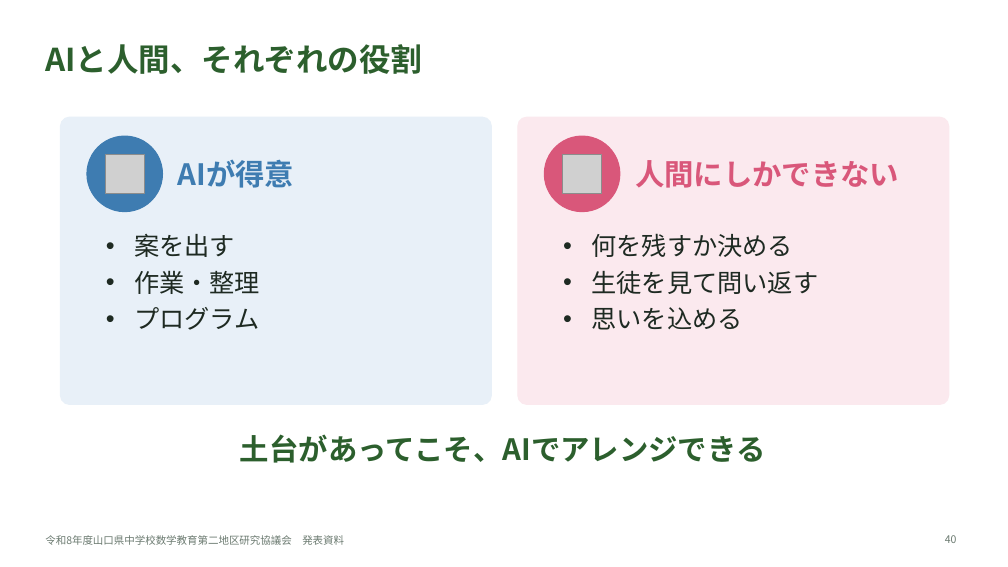
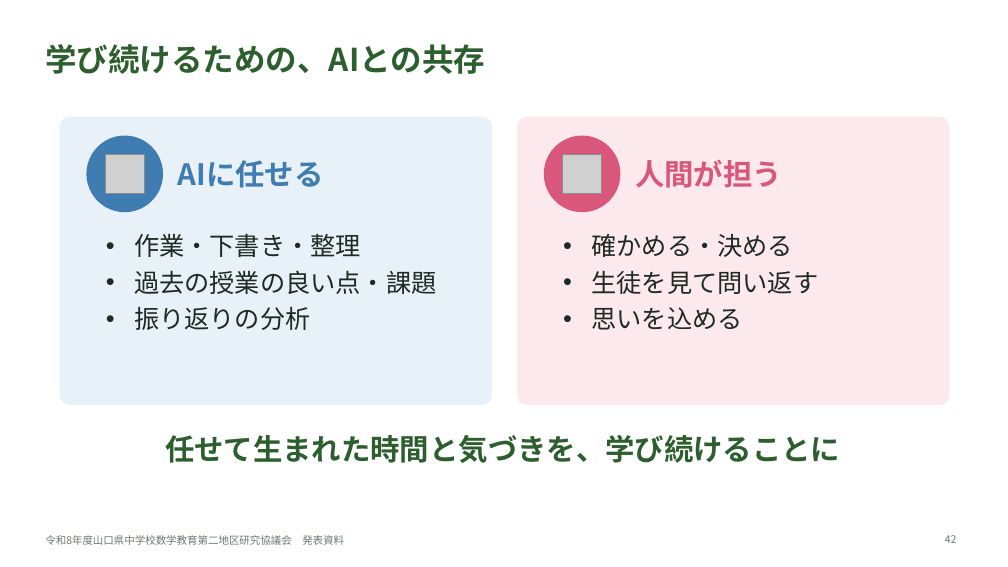
Before and after one commit to margiela14th-sudo/my-ai-project, a slide deck: slide 42 of 07_完成資料/県大会発表_生成AI授業再構築.pptx (slide 40 before the commit). Drawn at 1008x567 pixels with LibreOffice and Linux fonts; fonts in the diff are those of the drawing; grey boxes stand for pictures. Boxes give left, top, right and bottom in pixels: in the first picture for what was removed or moved away, otherwise in the second. Text is boxed around its words. In the diff, an @@ line names an element or a change of style, - is before the commit and + after.

```diff
--- a/07_完成資料/県大会発表_生成AI授業再構築.pptx
+++ b/07_完成資料/県大会発表_生成AI授業再構築.pptx
@@ title at [45,44,485,74]: text changed @@
-AIと人間、それぞれの役割
+学び続けるための、AIとの共存
@@ text at [178,160,324,188]: text changed @@
-AIが得意
+AIに任せる
@@ text at [635,160,782,188]: text changed @@
-人間にしかできない
+人間が担う
@@ text at [134,233,436,330]: text changed @@
-• 案を出す
-• 作業・整理
-• プログラム
+• 作業・下書き・整理
+• 過去の授業の良い点・課題
+• 振り返りの分析
@@ text at [592,234,794,257]: text changed @@
-• 何を残すか決める
+• 確かめる・決める
@@ text at [165,435,840,463]: text changed @@
-土台があってこそ、AIでアレンジできる
+任せて生まれた時間と気づきを、学び続けることに
@@ page number at [945,535,957,543]: text changed @@
-40
+42
```
Also in this commit, not shown: 15 other slides changed, 5 slides added, 4 slides removed, 10 other files.
